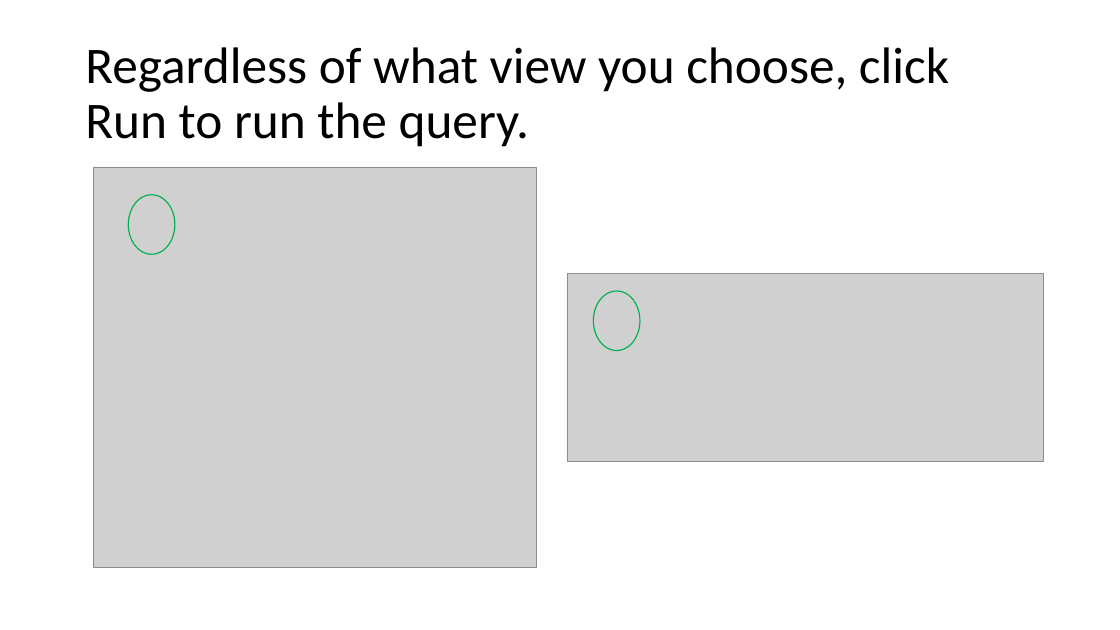
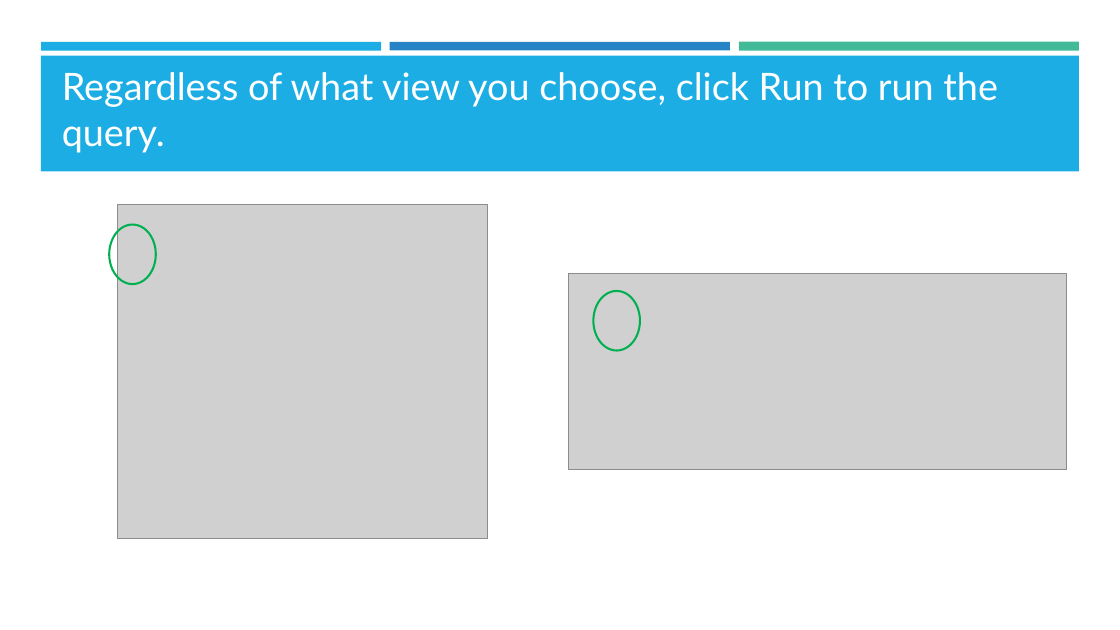
Before and after one commit to kzhu98/kzhu98.github.io, a slide deck: slide 14 of projects/BASWorkshops/SQL/SQL_I.pptx. Drawn at 1120x630 pixels with LibreOffice and Linux fonts; fonts in the diff are those of the drawing; grey boxes stand for pictures; background and template pictures are left out. Boxes give left, top, right and bottom in pixels: in the first picture for what was removed or moved away, otherwise in the second. Text is boxed around its words. In the diff, an @@ line names an element or a change of style, - is before the commit and + after.

```diff
--- a/projects/BASWorkshops/SQL/SQL_I.pptx
+++ b/projects/BASWorkshops/SQL/SQL_I.pptx
@@ rectangle added at [41, 42, 381, 50], fill #1CADE4 @@
@@ rectangle added at [41, 55, 1080, 171], fill #1CADE4 @@
@@ rectangle added at [390, 42, 730, 50], fill #2683C6 @@
@@ rectangle added at [739, 42, 1079, 51], fill #42BA97 @@
@@ title "Regardless of what view you ...": place and size @@
-title "Regardless of what view you ..." at [85, 47, 949, 147]
+title "Regardless of what view you ..." at [62, 72, 998, 153]
@@ title "Regardless of what view you ..." at [62, 72, 998, 153]: size 44 to 32.4 pt, font Calibri to Lato, text colour #000000 to #FFFFFF; line spacing 0.9 to 1; vertical alignment middle to bottom @@
@@ picture: place and size @@
-picture at [93, 168, 536, 568]
+picture at [118, 205, 487, 539]
@@ ellipse at [109, 224, 155, 284]: outline #00B050 1 pt to #00B050 1.75 pt @@
@@ ellipse: place and size @@
-ellipse at [129, 195, 175, 255]
+ellipse at [109, 224, 155, 284]
@@ picture: place and size @@
-picture at [567, 274, 1044, 462]
+picture at [569, 273, 1067, 470]
@@ ellipse at [593, 291, 639, 350]: outline #00B050 1 pt to #00B050 1.75 pt @@
```
Also in this commit, not shown: 24 other slides changed, 4 other files.
